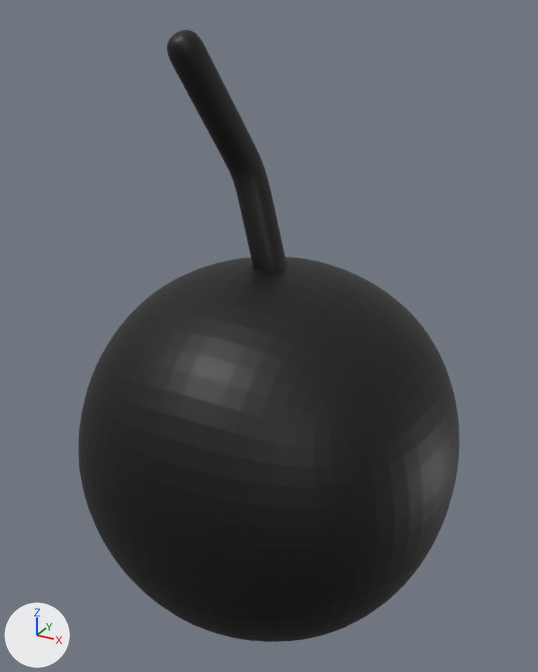
An edit to the OBJ model DirectXGame/Resources/bom/bom.obj, drawn before and after from the same camera.
Rendered twice from a camera (50 mm lens) standing at (1.42, -2.61, 2.1) and looking at (-0.08, 0.14, 0.73). Lighting does not change. The marker at lower left points along +X, +Y and +Z. Where no turn or scale is listed for an object, it has been applied to the vertices.

Before the edit, the objects in view are built like this:
```python
mat_material = principled_material('Material')
mat_material.base_color = (0.0, 0.0, 0.0)  # black #000000
me_cube = bpy.data.meshes.new('Cube')
me_cube.from_pydata(...)  # 1538 vertices, 1536 faces; spans x -0.84..0.84, y -0.84..0.84, z -0.56..1.11
me_cube.materials.append(mat_material)  # black #000000
me_立方体 = bpy.data.meshes.new('立方体')
me_立方体.from_pydata(...)  # 13826 vertices, 13824 faces; spans x -0.35..0.07, y -0.22..0.14, z 0.43..2.03
me_立方体.materials.append(mat_マテリアル)  # black #000000
ob_cube = bpy.data.objects.new('Cube', me_cube)
ob_cube.location = (0.0, 0.0, 0.0)
ob_立方体 = bpy.data.objects.new('立方体', me_立方体)
ob_立方体.location = (0.0, 0.0, 0.0)
```
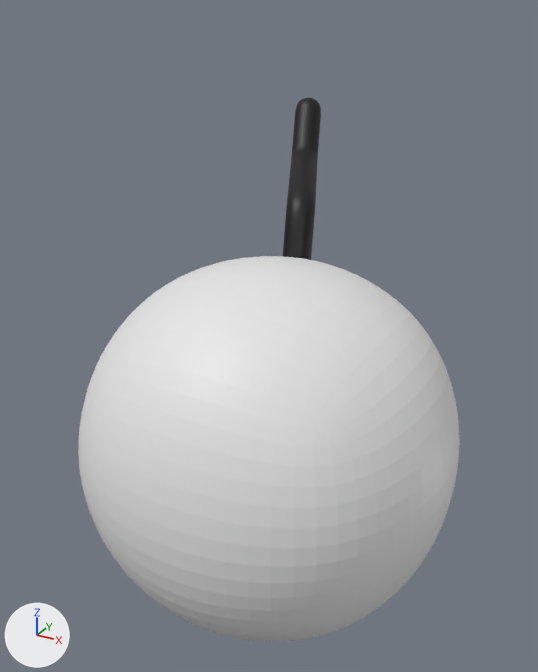
Boxes [x1, y1, x2, y2] around the edits, measured in the pictures (538 x 672 px):
'Cube', recoloured (black to white)
    both: [78, 256, 460, 642]
'立方体', reshaped
    before: [167, 30, 287, 271]
    after: [283, 98, 321, 260]

The change in detail:
Material 'Material' (mat_material) changes colour from black #000000 to white #e7e7e7; in linear values from (0.0, 0.0, 0.0) to (0.8, 0.8, 0.8).
me_立方体 is used by ob_立方体; location (0.0, 0.0, 0.0).
me_立方体 had 13826 vertices, 13824 faces and spanned x -0.35..0.07, y -0.22..0.14, z 0.43..2.03.
me_立方体 now has 17922 vertices, 17920 faces and spans x -0.46..0.06, y 0.05..1.21, z 0.02..1.67.
me_立方体 part 1: 13826 vertices removed from x -0.35..0.07, y -0.22..0.14, z 0.43..2.03; 17922 vertices added at x -0.46..0.06, y 0.05..1.21, z 0.02..1.67.
